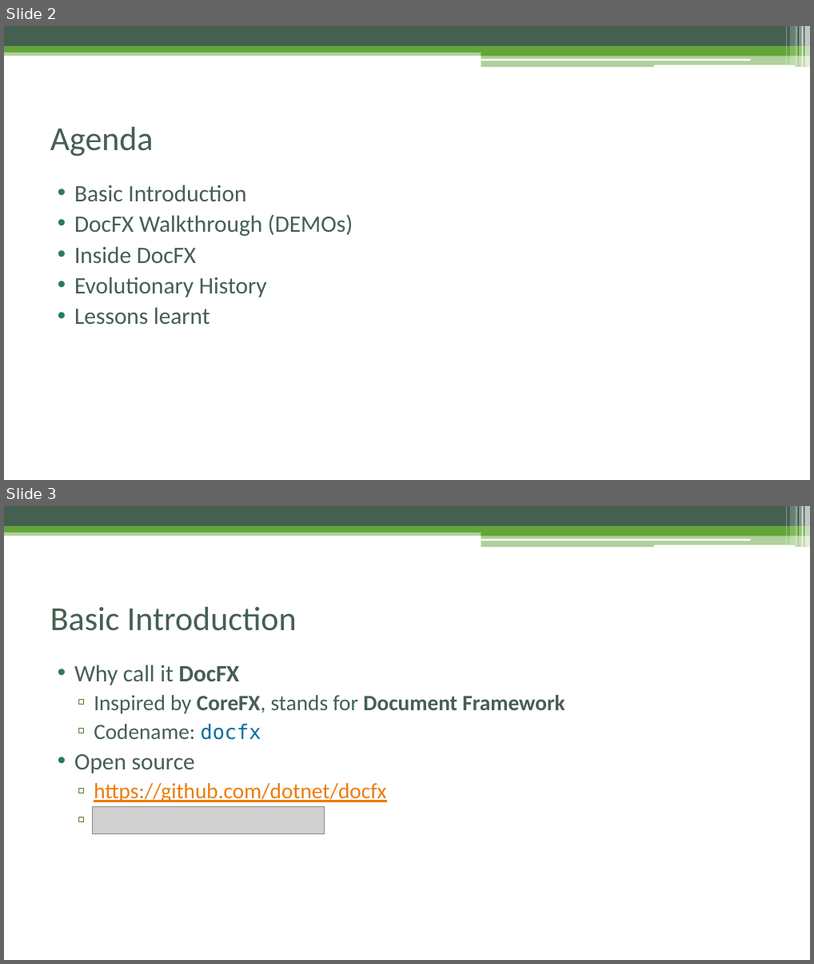
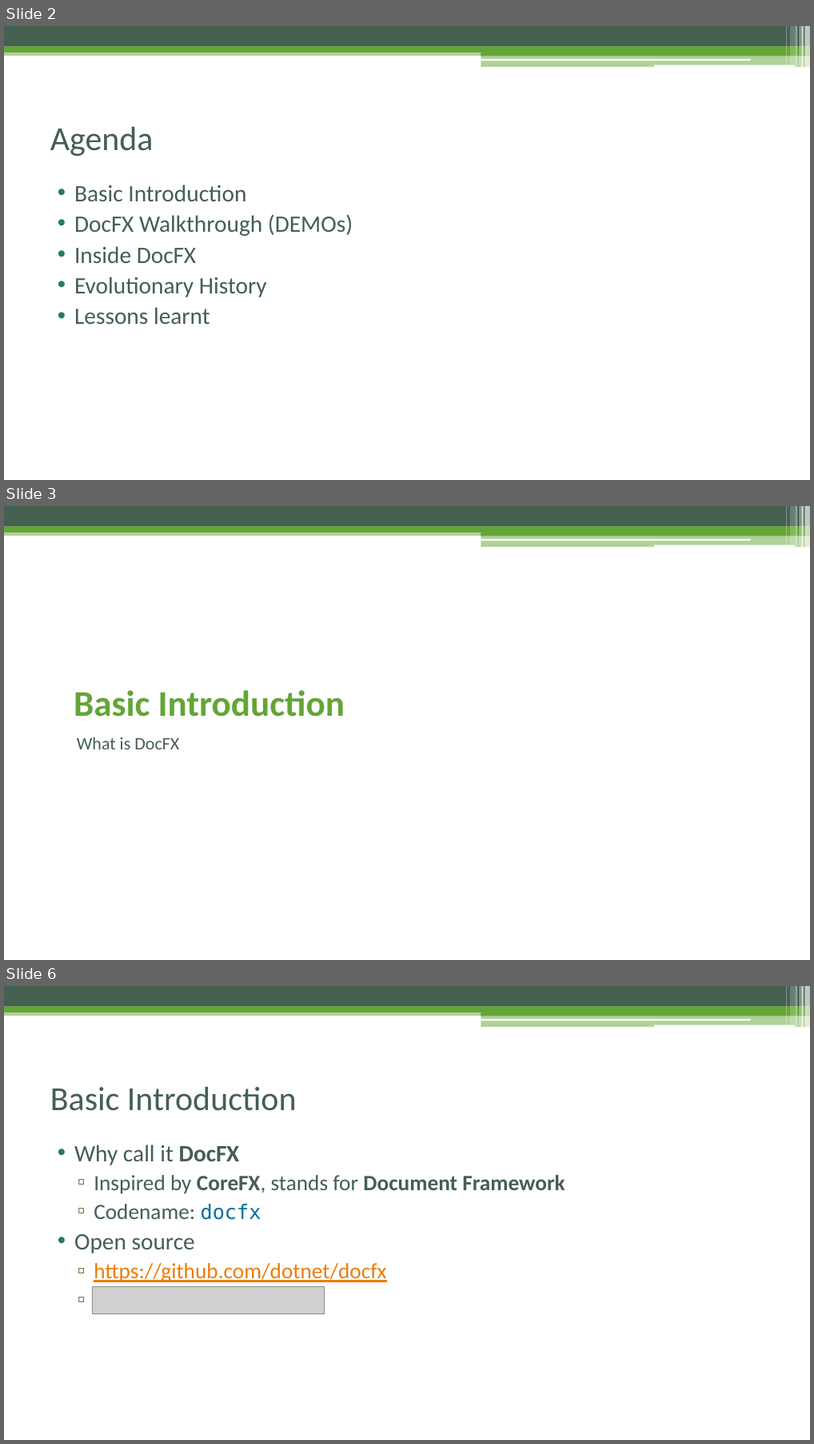
Before and after one commit to vicancy/vicancy.github.io, a slide deck: slides/Introduction to DocFX.pptx. Shown one above the other, each under a label of ours: slides 2 and 3 before the commit, slides 2, 3 and 6 after it; the slides between them are not shown. The pictures are 814x964 and 814x1444 pixels, drawn with LibreOffice and Linux fonts; fonts in the diff are those of the drawing; grey boxes stand for pictures. Boxes give left, top, right and bottom in pixels: in the first picture for what was removed or moved away, otherwise in the second. Text is boxed around its words. In the diff, an @@ line names an element or a change of style, - is before the commit and + after.

```diff
--- a/slides/Introduction to DocFX.pptx
+++ b/slides/Introduction to DocFX.pptx
@@ slide 3 added at bbox=[4, 506, 810, 960], background #FFFFFF; not listed: 13 template elements that a slide beside it also shows @@
@@ title added at bbox=[74, 690, 345, 716], 43 pt, text #63A537, bold @@
+Basic Introduction
@@ text added at bbox=[77, 736, 179, 749], 21 pt, text #455F51 @@
+What is DocFX
@@ what was slide 3 is now slide 6 @@
```
Also in this commit, not shown: 2 slides changed, 10 other slides added.
